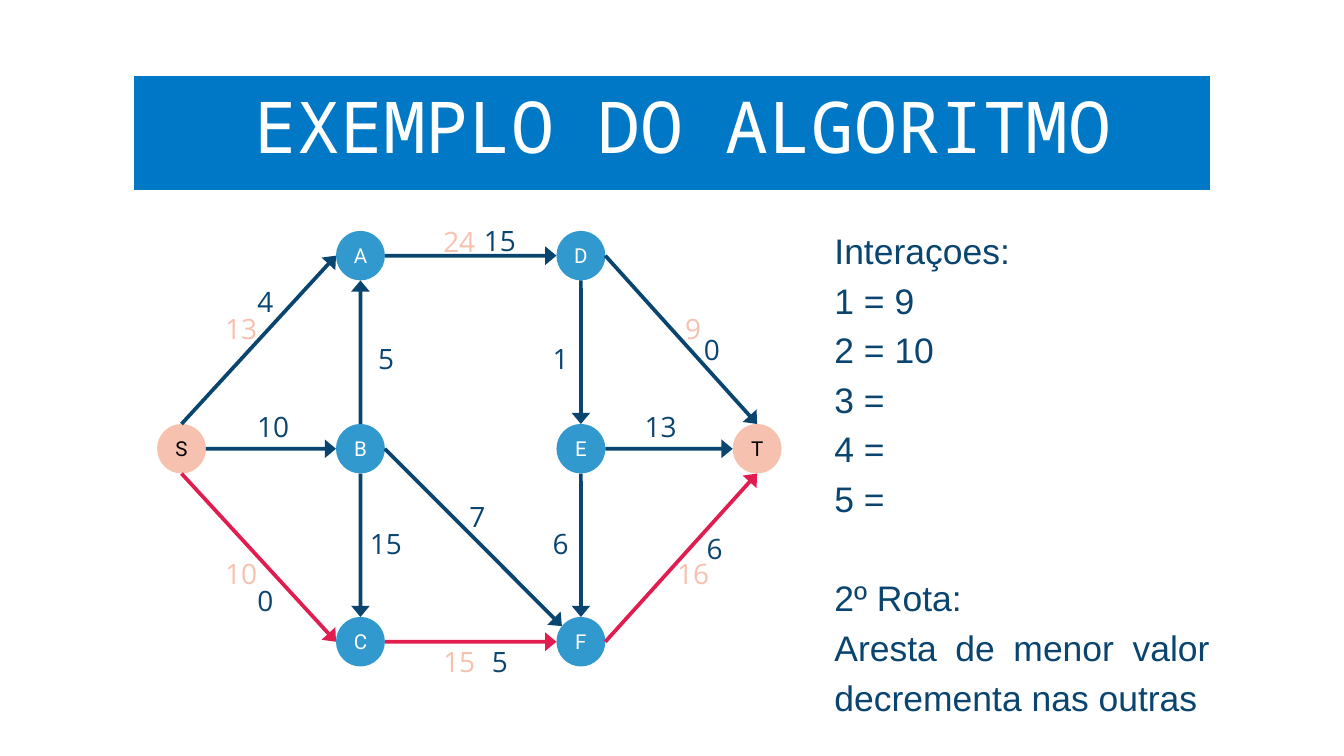
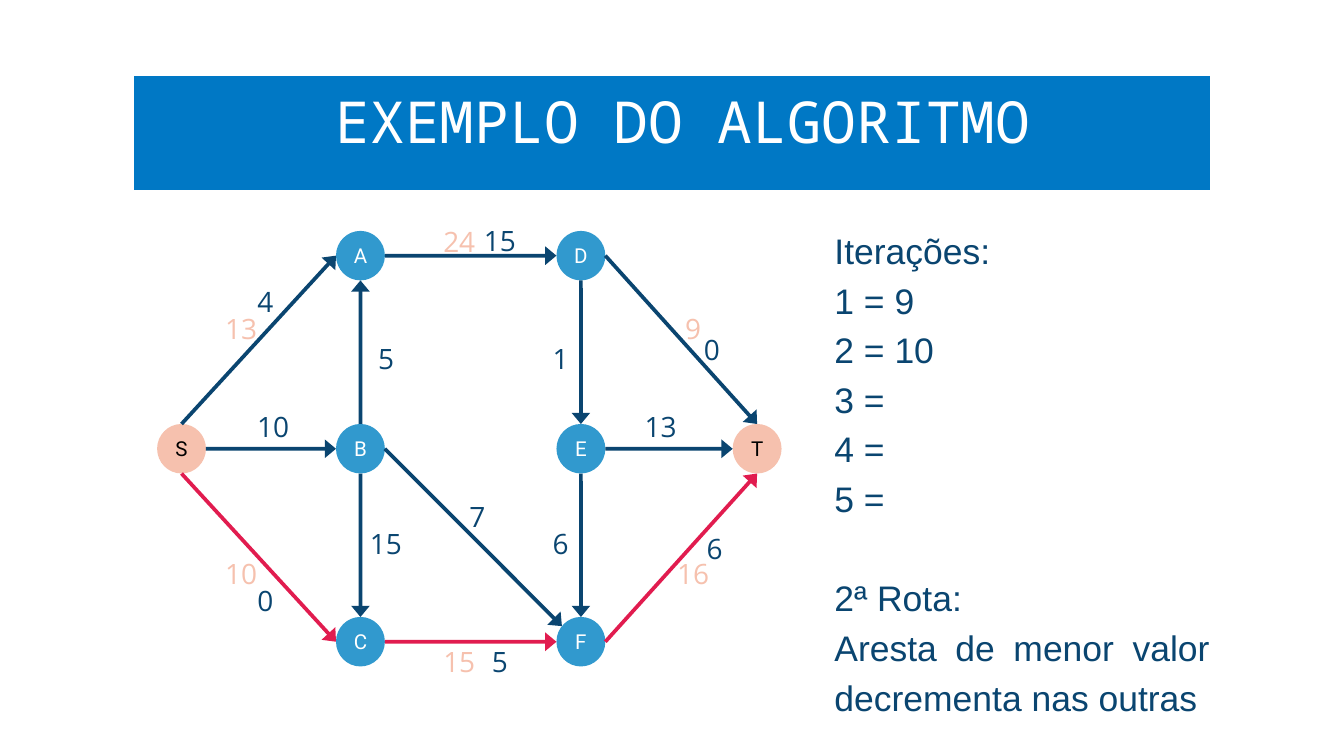
Before and after one commit to jair-ferreira-rodrigues-neto/seminario-grafos, a slide deck: slide 16 of docs/slides/Slides.pptx. Drawn at 1344x756 pixels with LibreOffice and Linux fonts; fonts in the diff are those of the drawing; background and template pictures are left out. Boxes give left, top, right and bottom in pixels: in the first picture for what was removed or moved away, otherwise in the second. Text is boxed around its words. In the diff, an @@ line names an element or a change of style, - is before the commit and + after.

```diff
--- a/docs/slides/Slides.pptx
+++ b/docs/slides/Slides.pptx
@@ text "EXEMPLO DO ALGORITMO" at (336,101,1030,144): size 76.5 to 62 pt; line spacing 70.4pt to 57pt @@
@@ text at (834,238,990,271): text changed @@
-Interaçoes:
+Iterações:
@@ text at (834,586,962,612): text changed @@
-2º Rota:
+2ª Rota:
```
Also in this commit, not shown: 14 other slides changed.
